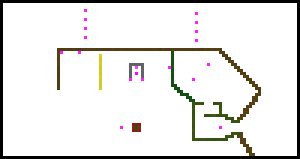
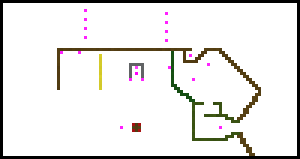
Comparing the layer stacks of the two 300 × 159 images. Changes:
painted on "Specials" over [165, 12, 198, 57]
painted on "Background" over [183, 51, 207, 63]
painted on "level.png" over [192, 48, 204, 51]
